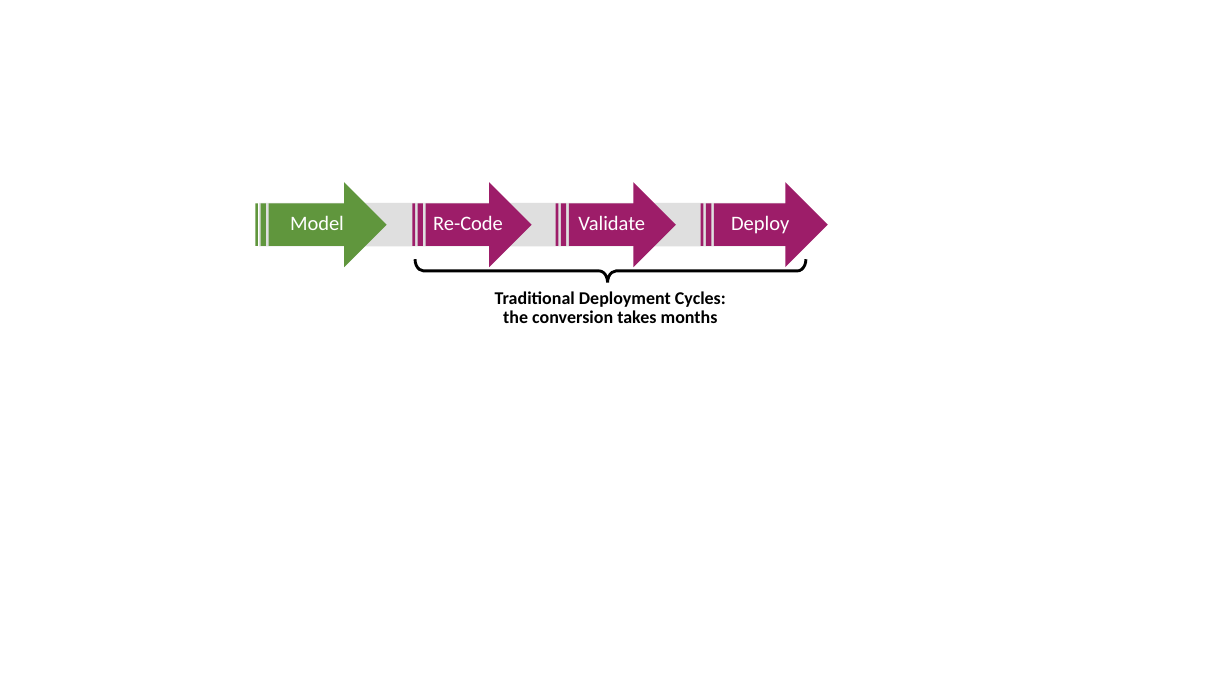
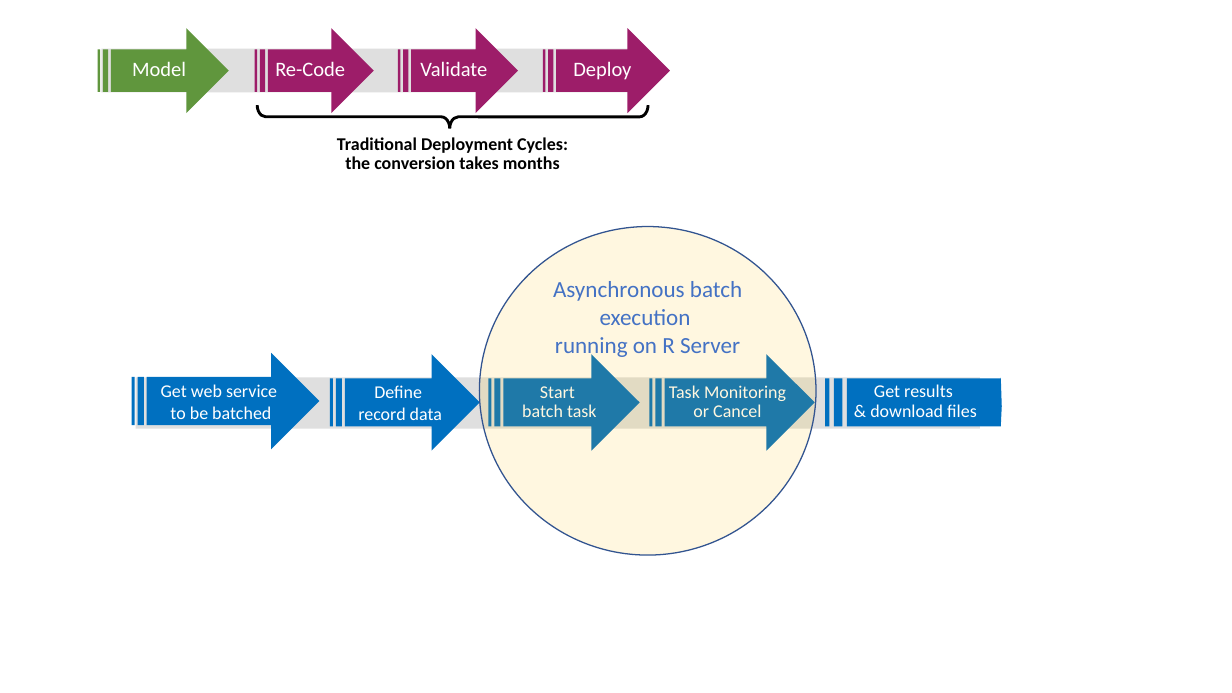
Before and after one commit to MicrosoftDocs/machine-learning-server-docs, a slide deck: slide 1 of microsoft-r/media/o16n/about-o16n.pptx. Drawn at 1232x693 pixels with LibreOffice and Linux fonts; fonts in the diff are those of the drawing. Boxes give left, top, right and bottom in pixels: in the first picture for what was removed or moved away, otherwise in the second. Text is boxed around its words. In the diff, an @@ line names an element or a change of style, - is before the commit and + after.

Commit message:
O16N Batch drafts

```diff
--- a/microsoft-r/media/o16n/about-o16n.pptx
+++ b/microsoft-r/media/o16n/about-o16n.pptx
@@ 3 striped right arrows: place and size @@
-3 striped right arrows at box(255, 182, 676, 267)
+3 striped right arrows at box(98, 28, 518, 113)
@@ 1 striped right arrow, 1 text, 1 rectangle, 1 right brace: place and size @@
-1 striped right arrow, 1 text, 1 rectangle, 1 right brace at box(260, 182, 828, 323)
+1 striped right arrow, 1 text, 1 rectangle, 1 right brace at box(102, 28, 671, 169)
@@ ellipse added at box(480, 226, 816, 555), fill #FFC000 at 12% opacity, outline #325491 1 pt, 18 pt, text #4472C4 @@
+Asynchronous batch execution
+running on R Server
@@ group added at box(132, 353, 1002, 450): 4 striped right arrows, 1 rectangle, 1 freeform shape @@
+Get web service
+to be batched
+Define
+record data
+Start
+batch task
+Task Monitoring or Cancel
+Get results
+& download files
```
Also in this commit, not shown: 3 other files.
